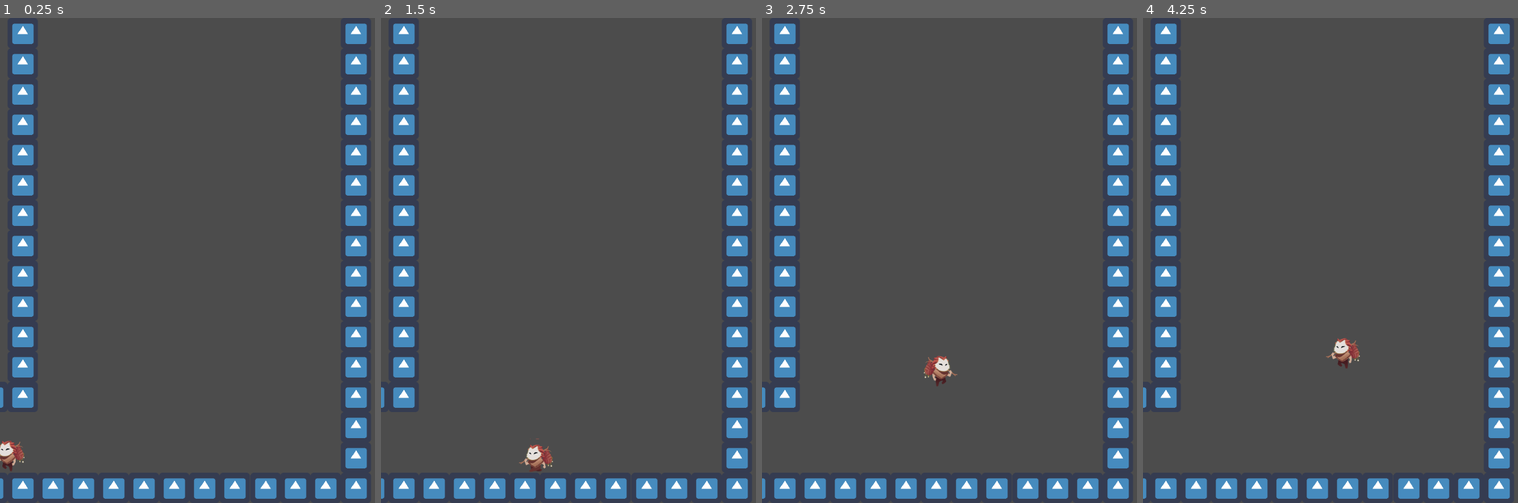
Above: before the commit, frames 1-4 (left to right).
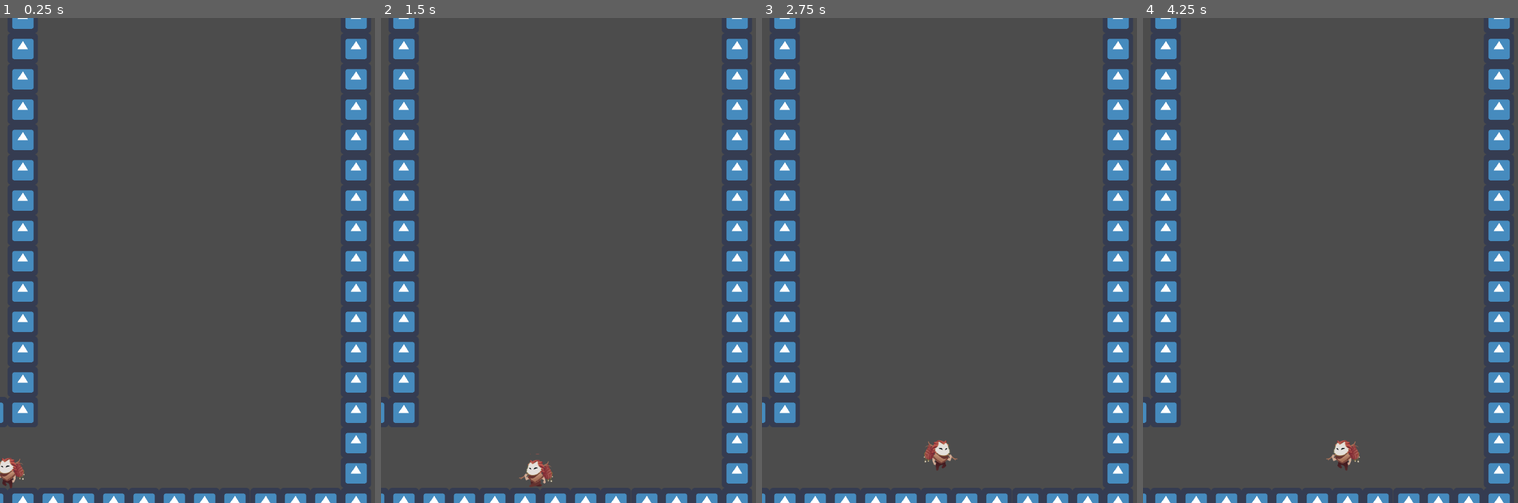
Above: after the commit, the same moments.

Repository: Diogoamorim27/TetrisDungeon
Game: Godot game, scene res://Salas/Sala.tscn
Two runs of this game, one before a commit and one after it. Both use one fixed random seed, a clock stepped at 60 frames per second and the inputs below. The engine's default icon, where the game draws it, is replaced by a stand-in: a white triangle on a blue panel in a dark square.
Inputs:
- Up to frame 1 (0.25 s): no input
- Up to frame 2 (1.5 s): tap Enter (ui_accept) at 0.5, 0.77 s; hold Right (ui_right) 0.53-1.28 s; hold Left (ui_left) from 1.28 s (still down)
- Up to frame 3 (2.75 s): tap Enter (ui_accept) at 1.52 s; release Left (ui_left) at 2.03 s; hold Right (ui_right) from 2.03 s (still down)
- Up to frame 4 (4.25 s): tap Enter (ui_accept) at 3.02, 3.77 s; release Right (ui_right) at 3.53 s; hold Left (ui_left) from 3.53 s (still down)

The runs differ from the first frame. In frame 1, 11% of the frame differs, in the area x 0-98%, y 0-100%; in frame 2, 11%; in frame 3, 11%; in frame 4, 11%.

Commit message:
Textura dos blocos neutros adicionada

Diff:
--- a/Blocos/BlocoNeutro.gd
+++ b/Blocos/BlocoNeutro.gd
@@ -1,12 +1,27 @@
 extends Node2D
+
+const TEXTURES = [
+"res://Blocos/rock_1/rock_1_10.png",
+"res://Blocos/rock_1/rock_1_20.png",
+"res://Blocos/rock_1/rock_1_30.png",
+"res://Blocos/rock_1/rock_1_40.png",
+"res://Blocos/rock_1/rock_1_50.png",
+"res://Blocos/rock_1/rock_1_60.png"]
+const SPRITE_SCALE = Vector2(0.301887,0.301887)
+const HEIGHT_SCALE = 0.301887
 
 signal _bateu
 var direcao
 var pos
 var spawn_points
+var texture
+
 
 func _ready():
-	$RayCast2D.cast_to.y = $Sprite.texture.get_height() / 2
+	texture = load(TEXTURES[randi() % 6])
+	$Sprite.set_texture(texture)
+	$Sprite.set_scale(SPRITE_SCALE)
+	$RayCast2D.cast_to.y = $Sprite.texture.get_height() * HEIGHT_SCALE / 2
 	for child in get_parent().get_children():
 		$RayCast2D.add_exception(child)
 	for child in get_parent().get_parent().get_children():
--- a/Blocos/BlocoNeutro.tscn
+++ b/Blocos/BlocoNeutro.tscn
@@ -1,14 +1,14 @@
 [gd_scene load_steps=4 format=2]
 
 [ext_resource path="res://Blocos/BlocoNeutro.gd" type="Script" id=1]
-[ext_resource path="res://icon.png" type="Texture" id=2]
+[ext_resource path="res://Blocos/rock_1/rock_1_10.png" type="Texture" id=2]
 
 [sub_resource type="RectangleShape2D" id=1]
 
 custom_solver_bias = 0.0
 extents = Vector2( 30, 32 )
 
-[node name="BlocoNeutro" type="KinematicBody2D" index="0"]
+[node name="BlocoNeutro" type="KinematicBody2D"]
 
 input_pickable = false
 collision_layer = 1
@@ -18,6 +18,8 @@
 
 [node name="Sprite" type="Sprite" parent="." index="0"]
 
+position = Vector2( -3.8147e-06, -3.8147e-06 )
+scale = Vector2( 0.301887, 0.301887 )
 texture = ExtResource( 2 )
 _sections_unfolded = [ "Transform", "Visibility" ]
 
--- a/Player/Player.gd
+++ b/Player/Player.gd
@@ -2,7 +2,7 @@
 
 const SPEED = 500
 const UP = Vector2(0,-1)
-const GRAVITY_VEC = Vector2(0, 900)
+const GRAVITY_VEC = Vector2(0, 1100)
 const JUMP_SPEED = -700
 const WALL_JUMP_KICK = 700
 
--- a/Player/Player.tscn
+++ b/Player/Player.tscn
@@ -103,7 +103,7 @@
 custom_solver_bias = 0.0
 extents = Vector2( 30, 30 )
 
-[node name="Player" type="KinematicBody2D" index="0"]
+[node name="Player" type="KinematicBody2D"]
 
 input_pickable = false
 collision_layer = 1
--- a/Salas/Sala.tscn
+++ b/Salas/Sala.tscn
@@ -13,7 +13,7 @@
 custom_solver_bias = 0.0
 extents = Vector2( 32, 64 )
 
-[node name="Sala" type="Node"]
+[node name="Sala" type="Node" index="0"]
 
 script = ExtResource( 1 )
 __meta__ = {
@@ -520,7 +520,7 @@
 
 [node name="Camera2D" type="Camera2D" parent="." index="2"]
 
-position = Vector2( 512, 128 )
+position = Vector2( 512, 96 )
 anchor_mode = 1
 rotating = false
 current = true
Binary file added: Blocos/rock_1/rock_1_10.png
Not shown, added: Blocos/rock_1/rock_1_10.png.import
Binary file added: Blocos/rock_1/rock_1_20.png
Not shown, added: Blocos/rock_1/rock_1_20.png.import
Binary file added: Blocos/rock_1/rock_1_30.png
Not shown, added: Blocos/rock_1/rock_1_30.png.import
Binary file added: Blocos/rock_1/rock_1_40.png
Not shown, added: Blocos/rock_1/rock_1_40.png.import
Binary file added: Blocos/rock_1/rock_1_50.png
Not shown, added: Blocos/rock_1/rock_1_50.png.import
Binary file added: Blocos/rock_1/rock_1_60.png
Not shown, added: Blocos/rock_1/rock_1_60.png.import
